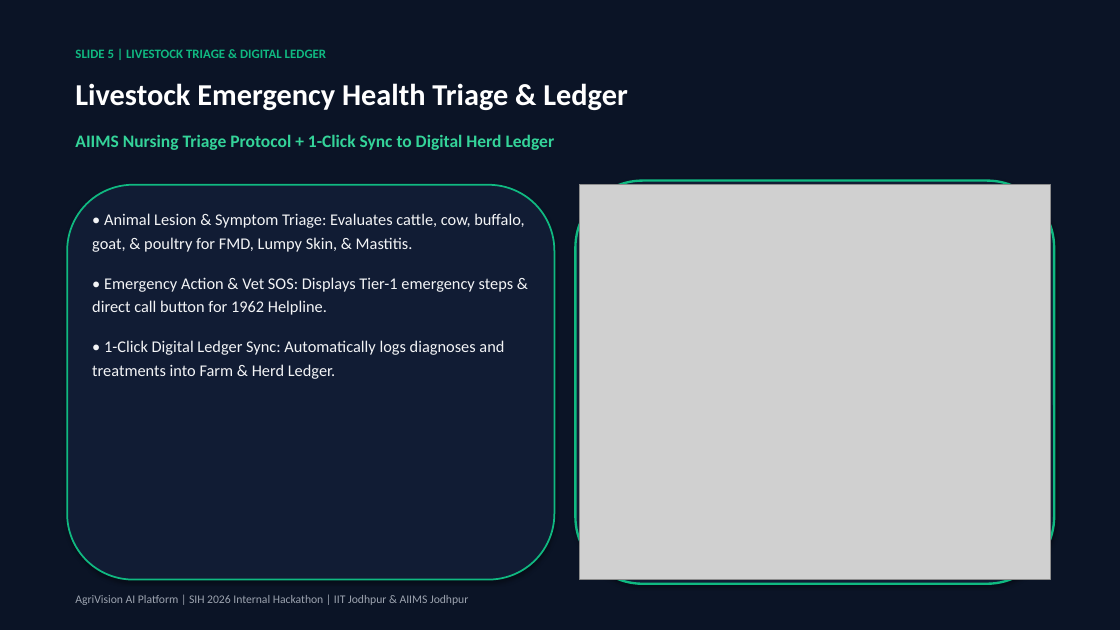
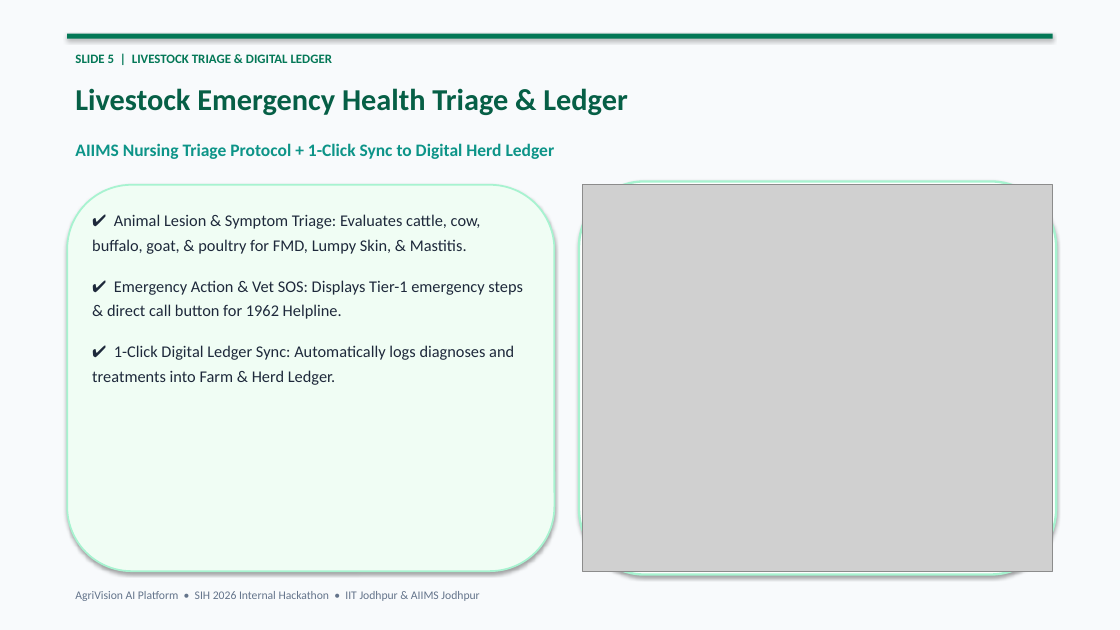
Before and after one commit to maheshiv15/SIH_INTERNAL2026, a slide deck: slide 5 of AgriVision_AI_SIH2026_Presentation.pptx. Drawn at 1120x630 pixels with LibreOffice and Linux fonts; fonts in the diff are those of the drawing; grey boxes stand for pictures. Boxes give left, top, right and bottom in pixels: in the first picture for what was removed or moved away, otherwise in the second. Text is boxed around its words. In the diff, an @@ line names an element or a change of style, - is before the commit and + after.

Commit message:
Update PowerPoint presentation deck to light, beautiful aesthetic design

```diff
--- a/AgriVision_AI_SIH2026_Presentation.pptx
+++ b/AgriVision_AI_SIH2026_Presentation.pptx
@@ rectangle at box(0, 0, 1120, 630): fill #0B1426 to #F8FAFC @@
@@ text "SLIDE 5 | LIVESTOCK TRIAGE ..." at box(75, 54, 332, 63): text colour #10B981 to #047857 @@
@@ rectangle added at box(67, 34, 1053, 39), fill #047857 @@
@@ text "Livestock Emergency Health Triage & ..." at box(75, 88, 627, 115): text colour #FFFFFF to #065F46 @@
@@ text "AIIMS Nursing Triage Protocol + ...": place and size @@
-text "AIIMS Nursing Triage Protocol + ..." at box(75, 134, 555, 150)
+text "AIIMS Nursing Triage Protocol + ..." at box(75, 143, 555, 159)
@@ text "AIIMS Nursing Triage Protocol + ..." at box(75, 143, 555, 159): text colour #34D399 to #0D9488 @@
@@ rounded rectangle: place and size @@
-rounded rectangle at box(67, 185, 555, 580)
+rounded rectangle at box(67, 185, 555, 571)
@@ rounded rectangle at box(67, 185, 555, 571): fill #111C34 to #F0FDF4; outline #10B981 1.5 pt to #A7F3D0 1.5 pt @@
@@ rounded rectangle: place and size @@
-rounded rectangle at box(576, 181, 1054, 584)
+rounded rectangle at box(579, 181, 1056, 575)
@@ rounded rectangle at box(579, 181, 1056, 575): fill #111C34 to #FFFFFF; outline #10B981 2 pt to #A7F3D0 2 pt @@
@@ picture: place and size @@
-picture at box(580, 185, 1050, 580)
+picture at box(582, 185, 1053, 571)
@@ text at box(92, 214, 523, 385): text changed; text colour #F3F4F6 to #1E293B @@
-• Animal Lesion & Symptom Triage: Evaluates cattle, cow, buffalo, goat, & poultry for FMD, Lumpy Skin, & Mastitis.
-• Emergency Action & Vet SOS: Displays Tier-1 emergency steps & direct call button for 1962 Helpline.
-• 1-Click Digital Ledger Sync: Automatically logs diagnoses and treatments into Farm & Herd Ledger.
+✔ Animal Lesion & Symptom Triage: Evaluates cattle, cow, buffalo, goat, & poultry for FMD, Lumpy Skin, & Mastitis.
+✔ Emergency Action & Vet SOS: Displays Tier-1 emergency steps & direct call button for 1962 Helpline.
+✔ 1-Click Digital Ledger Sync: Automatically logs diagnoses and treatments into Farm & Herd Ledger.
@@ text at box(75, 591, 479, 601): text changed; text colour #9CA3AF to #64748B @@
-AgriVision AI Platform | SIH 2026 Internal Hackathon | IIT Jodhpur & AIIMS Jodhpur
+AgriVision AI Platform • SIH 2026 Internal Hackathon • IIT Jodhpur & AIIMS Jodhpur
```
Also in this commit, not shown: 9 other slides changed, 1 other file.
